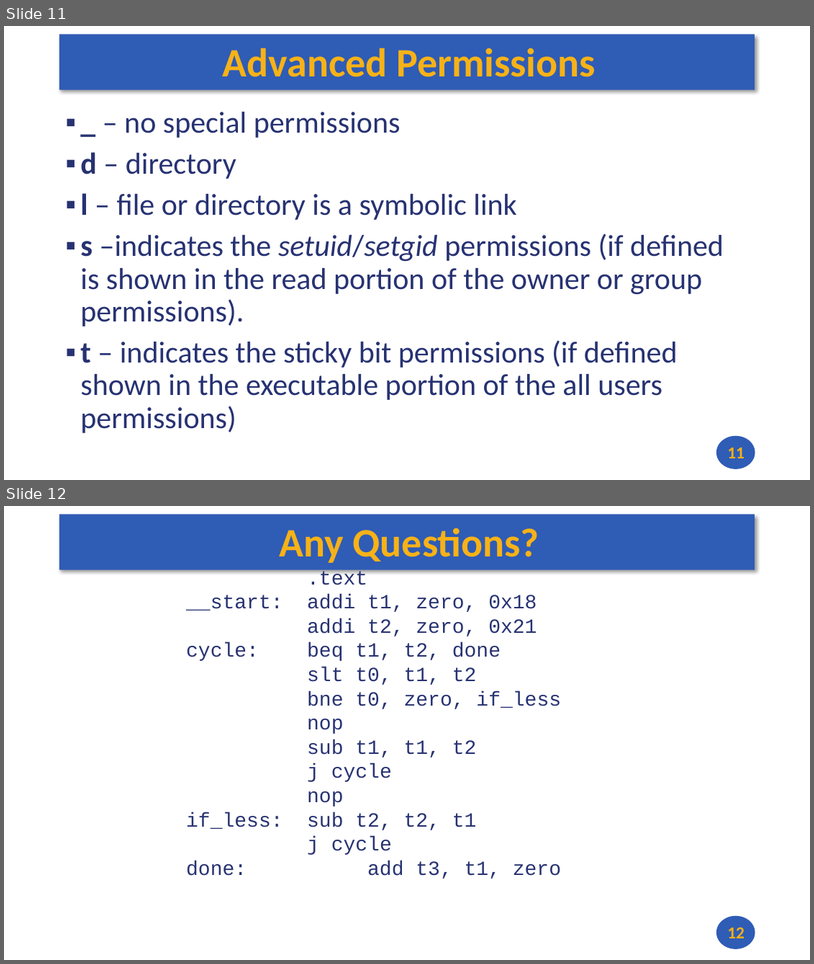
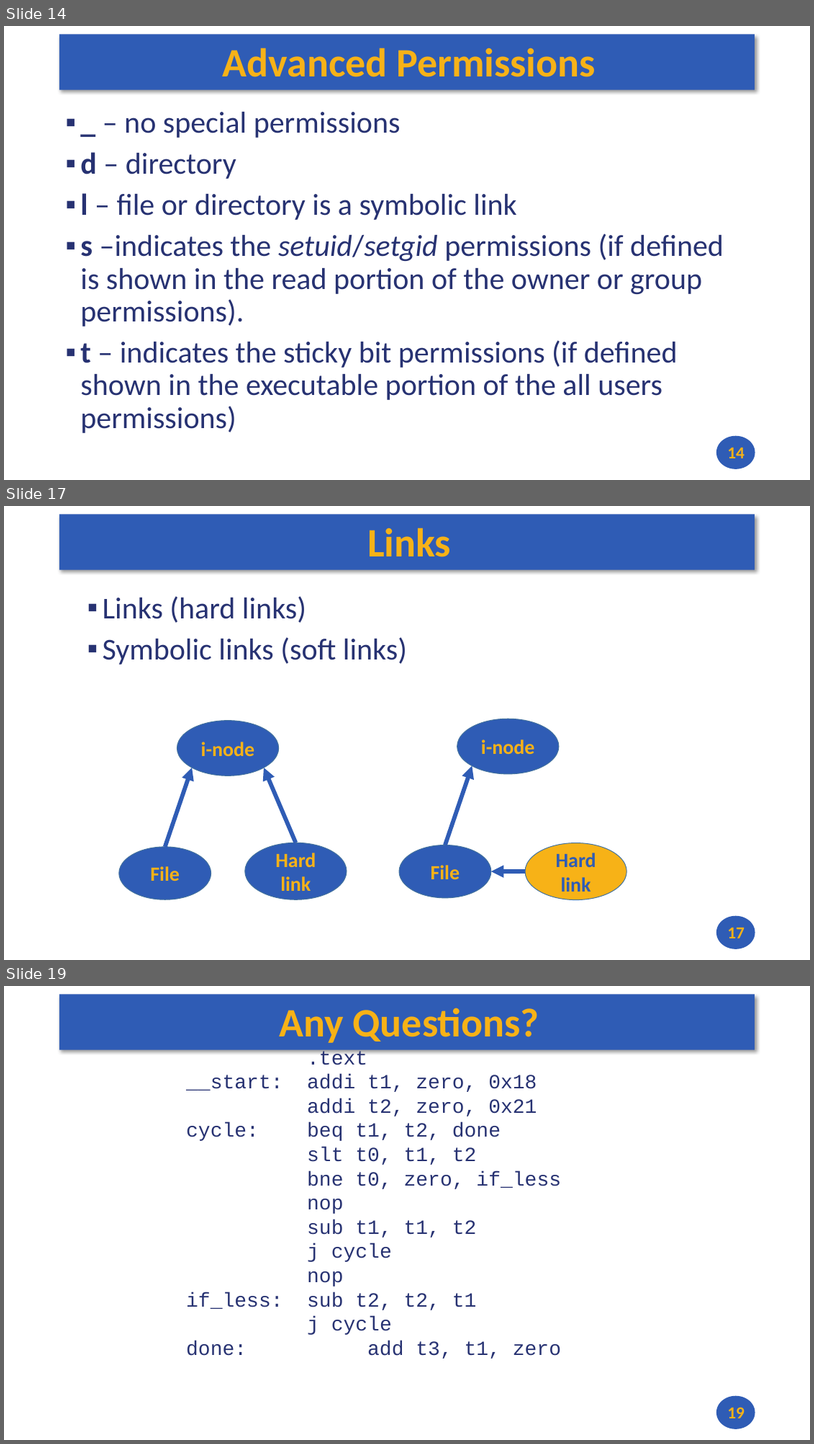
Before and after one commit to andrewt0301/hse-acos-course, a slide deck: docs/part2os/10_Permissions/OS_Lecture_10.pptx. Shown one above the other, each under a label of ours: slides 11 and 12 before the commit, slides 14, 17 and 19 after it; the slides between them are not shown. The pictures are 814x964 and 814x1444 pixels, drawn with LibreOffice and Linux fonts; fonts in the diff are those of the drawing. Boxes give left, top, right and bottom in pixels: in the first picture for what was removed or moved away, otherwise in the second. Text is boxed around its words. In the diff, an @@ line names an element or a change of style, - is before the commit and + after.

```diff
--- a/docs/part2os/10_Permissions/OS_Lecture_10.pptx
+++ b/docs/part2os/10_Permissions/OS_Lecture_10.pptx
@@ slide 17 added at [4, 506, 810, 960], background #FFFFFF; not listed: 2 template elements that a slide beside it also shows @@
@@ title added at [368, 528, 451, 557], 48 pt, text #F7B217, bold @@
+Links
@@ text added at [103, 596, 407, 664], 36 pt, text #273272 @@
+▪ Links (hard links)
+▪ Symbolic links (soft links)
@@ ellipse added at [177, 720, 278, 775], fill #2F5CB5, outline #43739E 0.85 pt, 24 pt, text #F7B217, bold @@
+i-node
@@ ellipse added at [458, 718, 559, 773], fill #2F5CB5, outline #43739E 0.85 pt, 24 pt, text #F7B217, bold @@
+i-node
@@ arrow added from (165, 847) to (192, 767), #2F5CB5 5 pt @@
@@ arrow added from (296, 842) to (264, 767), #2F5CB5 5 pt @@
@@ arrow added from (445, 845) to (472, 765), #2F5CB5 5 pt @@
@@ ellipse added at [119, 847, 211, 899], fill #2F5CB5, outline #43739E 0.85 pt, 24 pt, text #F7B217, bold @@
+File
@@ ellipse added at [245, 842, 347, 899], fill #2F5CB5, outline #43739E 0.85 pt, 24 pt, text #F7B217, bold @@
+Hard link
@@ ellipse added at [399, 845, 491, 898], fill #2F5CB5, outline #43739E 0.85 pt, 24 pt, text #F7B217, bold @@
+File
@@ ellipse added at [525, 843, 627, 900], fill #F7B217, outline #43739E 0.85 pt, 24 pt, text #2F5CB5, bold @@
+Hard link
@@ arrow added from (525, 871) to (491, 871), #2F5CB5 5 pt @@
@@ page number added at [728, 927, 745, 938], 20 pt, text #F7B217, bold @@
+17
@@ what was slide 11 is now slide 14 @@
@@ page number at [728, 447, 745, 458]: text changed @@
-11
+14
@@ what was slide 12 is now slide 19 @@
@@ page number at [728, 1406, 745, 1418]: text changed @@
-12
+19
```
Also in this commit, not shown: 1 slide changed, 6 other slides added, 1 other file.
